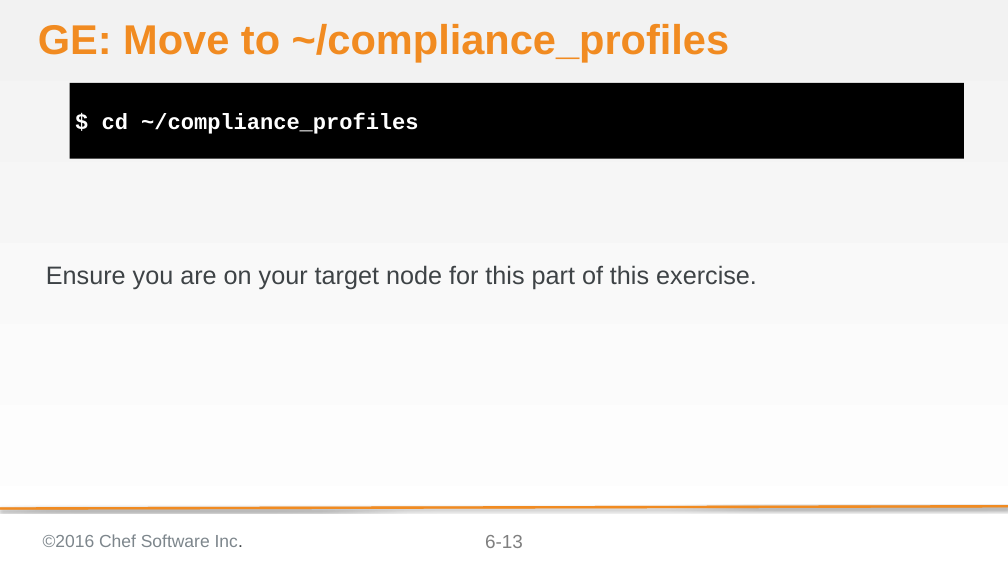
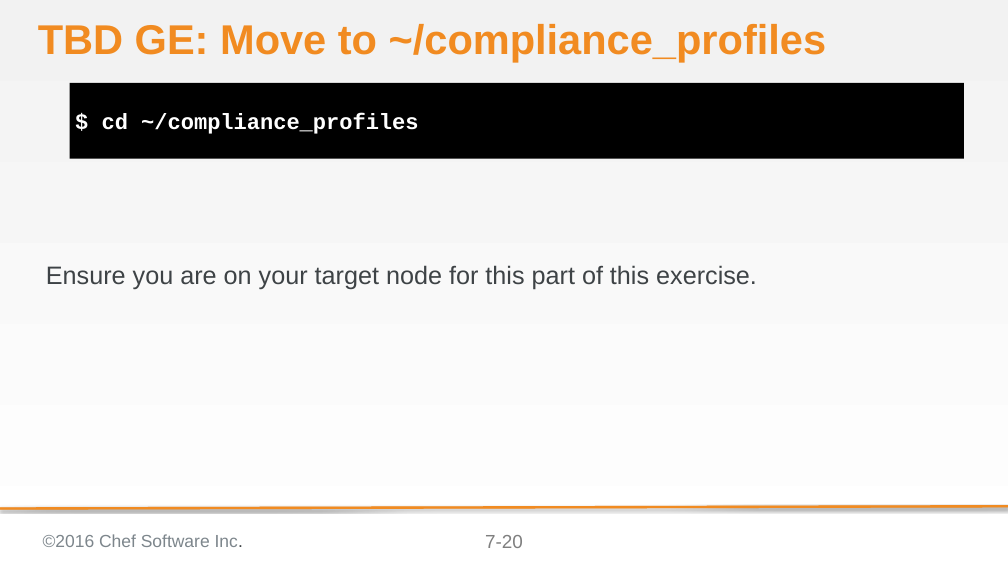
Before and after one commit to bchamby/chef-compliance-installation-configuration-operation, a slide deck: slide 20 of 07-compliance-frameworks-inspec.pptx (slide 13 before the commit). Drawn at 1008x567 pixels with LibreOffice and Linux fonts; fonts in the diff are those of the drawing; background and template pictures are left out. Boxes give left, top, right and bottom in pixels: in the first picture for what was removed or moved away, otherwise in the second. Text is boxed around its words. In the diff, an @@ line names an element or a change of style, - is before the commit and + after.

Commit message:
Downloading the CIS Benchmarks for Windows section added red text to point out where unser construction starts

```diff
--- a/07-compliance-frameworks-inspec.pptx
+++ b/07-compliance-frameworks-inspec.pptx
@@ title at (x1=38, y1=24, x2=827, y2=62): text changed @@
-GE: Move to ~/compliance_profiles
+TBD GE: Move to ~/compliance_profiles
@@ page number at (x1=485, y1=535, x2=523, y2=548): text changed @@
-6-13
+7-20
```
Also in this commit, not shown: 7 other slides changed, 13 slides added, 2 slides removed.
